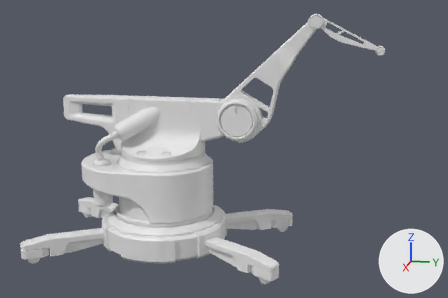
What one commit did to the Blender file model.blend.
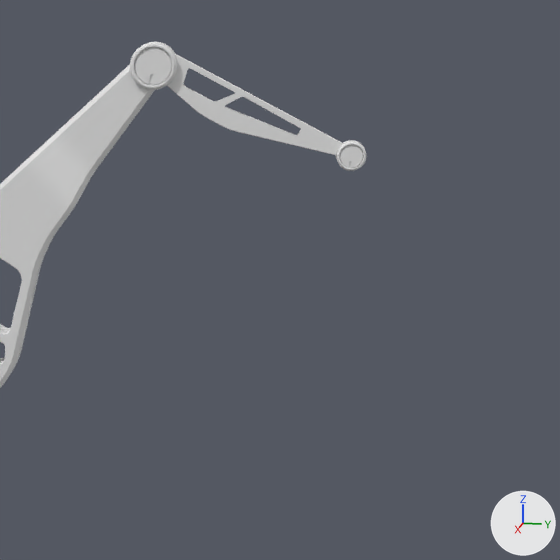
The first picture shows the older version from a 50 mm camera at (64.6, 19.8, 26.2) aimed at (0.3, 6.9, 10.1). The close-ups show both versions on the part from 59% to 100% of the width and 0% to 61% of the height of that picture; other places that the commit changed are outside them. Every picture has the same lights, and +X, +Y and +Z are marked at lower right.
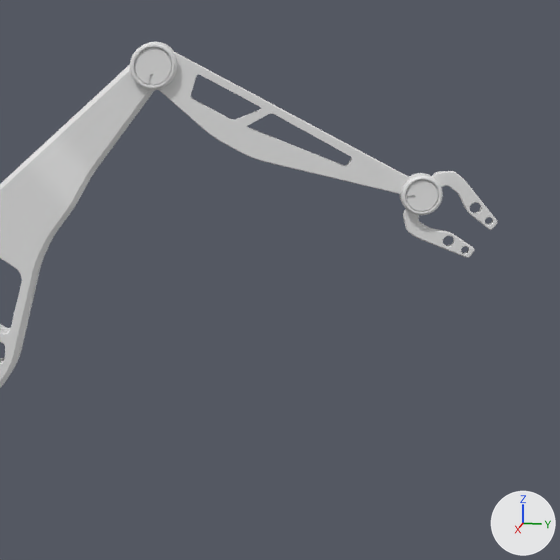
ob_cube_028 is not drawn itself; it is used by a modifier of ob_cylinder_015, ob_cylinder_025.

What differs and where, as boxes (x1, y1, x2, y2) in the close-ups (560 x 560 px):
'Cube.020', rescaled, moved, turned
    before: (167, 53, 343, 155)
    after: (158, 51, 411, 194)
'Cube.029', added
    after: (403, 171, 498, 258)
'Cylinder.016', rescaled, moved, turned
    before: (340, 145, 363, 168)
    after: (406, 180, 438, 211)
'Cylinder.014', rescaled, moved, turned
    both: (135, 48, 172, 85)
'Cylinder.013', rescaled
    both: (130, 42, 177, 90)
'Cylinder.025', added
    after: (400, 173, 443, 216)
'Cylinder.015', rescaled, moved, turned, modifiers changed, reshaped
    before: (336, 140, 366, 171)
    after: (400, 174, 431, 204)

Diff of the bpy script that builds the scene:
```diff
--- a/model.blend.py
+++ b/model.blend.py
@@ ob_cylinder_011 @@
 ob_cylinder_011.rotation_euler = (0.0, 1.571, 0.0)  # degrees (0, 90, 0)
+ob_cylinder_011.scale = (1.0, 1.0, 1.45)
 _m = ob_cylinder_011.modifiers.new('Bevel', 'BEVEL')
@@ ob_cylinder_013 @@
 ob_cylinder_013.rotation_euler = (-1.571, -0.412, -1.571)  # degrees (-90, -24, -90)
-ob_cylinder_013.scale = (0.346, 0.346, 0.346)
+ob_cylinder_013.scale = (0.346, 0.346, 0.398)
 _m = ob_cylinder_013.modifiers.new('Bevel', 'BEVEL')
@@ ob_cylinder_014 @@
 ob_cylinder_014.rotation_euler = (-1.571, -0.885, -1.571)  # degrees (-90, -51, -90)
-ob_cylinder_014.scale = (0.329, 0.329, 0.329)
+ob_cylinder_014.scale = (0.329, 0.329, 0.378)
 _m = ob_cylinder_014.modifiers.new('Bevel', 'BEVEL')
@@ ob_cube_020 @@
 ob_cube_020 = bpy.data.objects.new('Cube.020', me_cube_021)
-ob_cube_020.parent = ob_cylinder_013
-ob_cube_020.matrix_parent_inverse = Matrix(((0.0, -2.645, 1.156, 38.36), (0.0, -1.156, -2.645, 65.57), (2.887, 0.0, 0.0, 0.0), (0.0, 0.0, 0.0, 1.0)))
-ob_cube_020.location = (0.0, 21.27, 15.49)
-ob_cube_020.rotation_euler = (7.515, 0.0, 3.142)  # degrees (71, 0, 180)
+ob_cube_020.location = (0.0, 16.26, 23.58)
+ob_cube_020.rotation_euler = (6.756, 0.0, 3.142)  # degrees (27, 0, 180)
+ob_cube_020.scale = (1.37, 1.37, 1.37)
 _m = ob_cube_020.modifiers.new('Bevel', 'BEVEL')
@@ ob_cylinder_015 @@
 ob_cylinder_015.scale = (0.212, 0.212, 0.291)
+_m = ob_cylinder_015.modifiers.new('BTool_Cube.028', 'BOOLEAN')
+_m.object = ob_cube_028
+_m.operation = 'INTERSECT'
 _m = ob_cylinder_015.modifiers.new('Bevel', 'BEVEL')
-_m.width = 0.008
-_m.width_pct = 0.008
-_m.segments = 3
+_m.width = 0.028
+_m.width_pct = 0.028
+_m.segments = 8
 _m.miter_outer = 'MITER_ARC'
@@ ob_cylinder_016 @@
 ob_cylinder_016.location = (0.0, 28.28, 15.93)
-ob_cylinder_016.rotation_euler = (-1.571, -0.412, -1.571)  # degrees (-90, -24, -90)
+ob_cylinder_016.rotation_euler = (-1.571, -1.711, -1.571)  # degrees (-90, -98, -90)
 ob_cylinder_016.scale = (0.201, 0.201, 0.277)
@@ ob_cube_028 @@
+ob_cube_028 = bpy.data.objects.new('Cube.028', me_cube_015.copy())  # the mesh of ob_cube_015
+ob_cube_028.location = (-0.00833, 25.0, 19.78)
+ob_cube_028.scale = (0.184, 1.0, 1.0)
@@ ob_cylinder_025 @@
+ob_cylinder_025 = bpy.data.objects.new('Cylinder.025', me_cylinder_013)  # modifiers BOOLEAN, BEVEL, WEIGHTED_NORMAL
+ob_cylinder_025.parent = ob_cube_020
+ob_cylinder_025.location = (0.0, 22.82, 20.94)
+ob_cylinder_025.rotation_euler = (-1.571, -0.885, -1.571)  # degrees (-90, -51, -90)
+ob_cylinder_025.scale = (0.212, 0.212, 0.291)
@@ ob_cube_029 @@
+ob_cube_029 = bpy.data.objects.new('Cube.029', me_cube_025)  # 536 vertices, 408 faces; spans x -0.21..0.21, y -0.22..2.34, z -0.21..0.53; modifiers MIRROR, BEVEL, WEIGHTED_NORMAL
+ob_cube_029.location = (-0.01, 25.6, 20.2)
+ob_cube_029.rotation_euler = (-0.649, 0.0, 0.0)  # degrees (-37, 0, 0)
+ob_cube_029.scale = (0.882, 1.0, 1.0)
```
